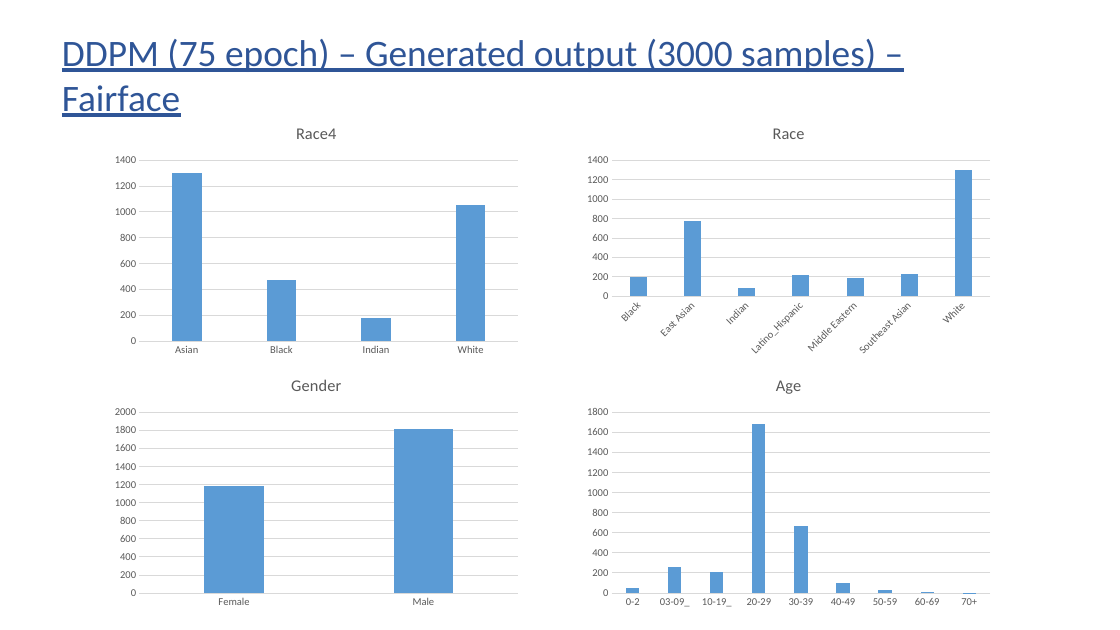
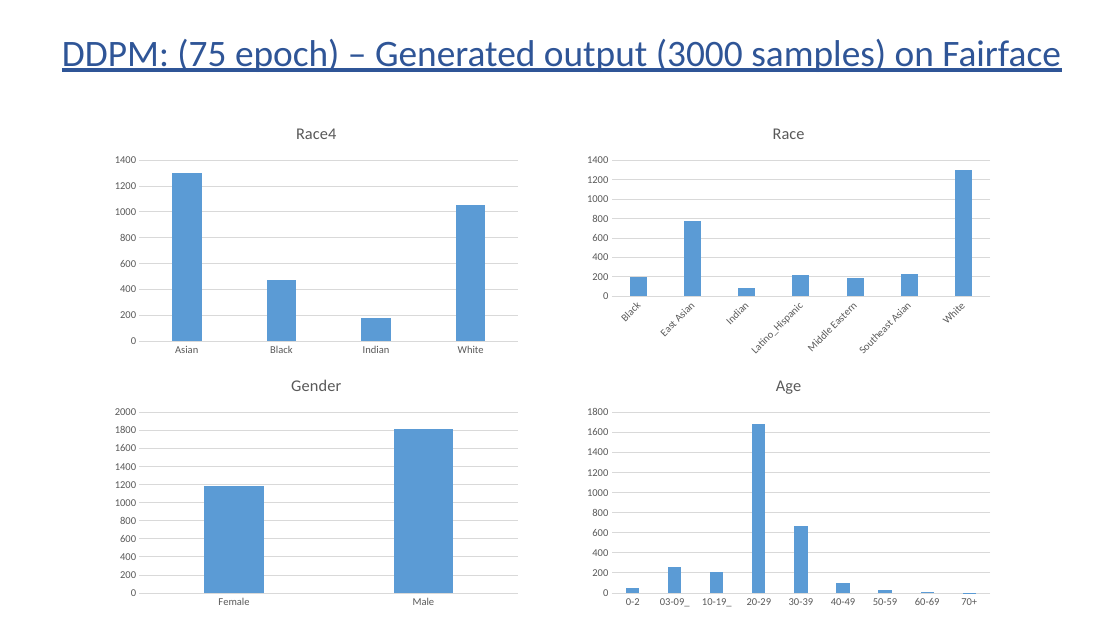
Before and after one commit to subirkumarparida/DDPM, a slide deck: slide 50 of Bias_Diffusion_v3.pptx (slide 19 before the commit). Drawn at 1120x630 pixels with LibreOffice and Linux fonts; fonts in the diff are those of the drawing. Boxes give left, top, right and bottom in pixels: in the first picture for what was removed or moved away, otherwise in the second. Text is boxed around its words. In the diff, an @@ line names an element or a change of style, - is before the commit and + after.

```diff
--- a/Bias_Diffusion_v3.pptx
+++ b/Bias_Diffusion_v3.pptx
@@ text at (x1=62, y1=39, x2=1060, y2=72): text changed @@
-DDPM (75 epoch) – Generated output (3000 samples) – Fairface
+DDPM: (75 epoch) – Generated output (3000 samples) on Fairface
```
Also in this commit, not shown: 7 other slides changed, 22 slides added.
